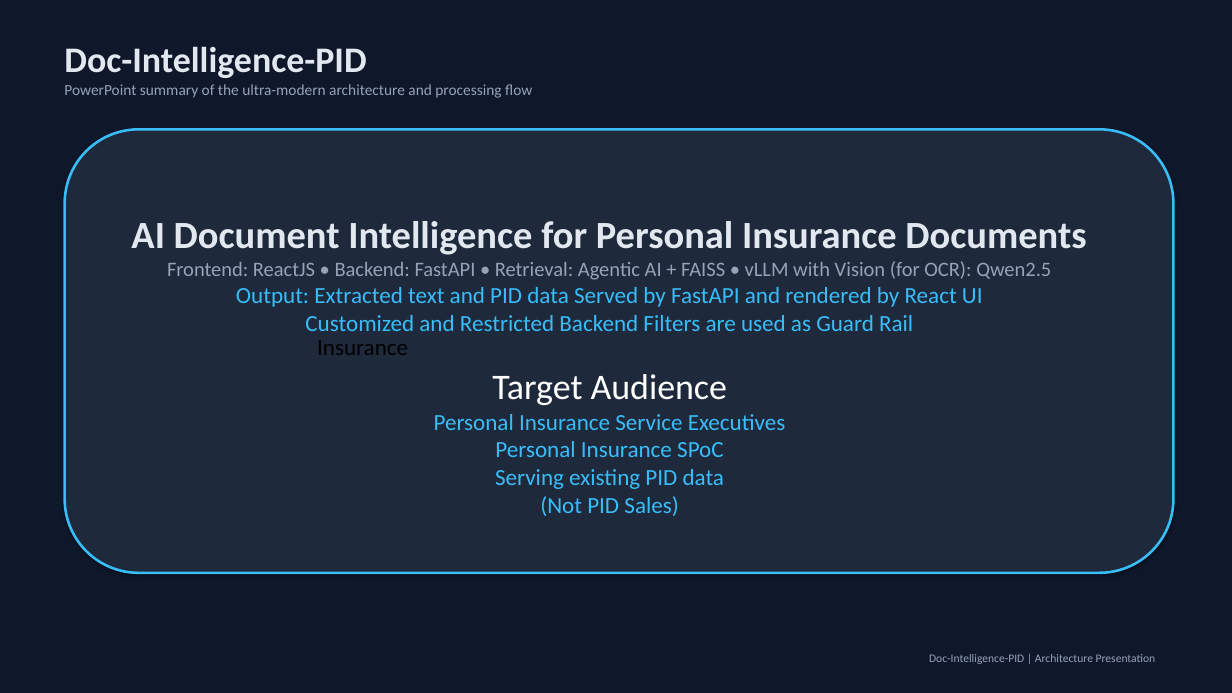
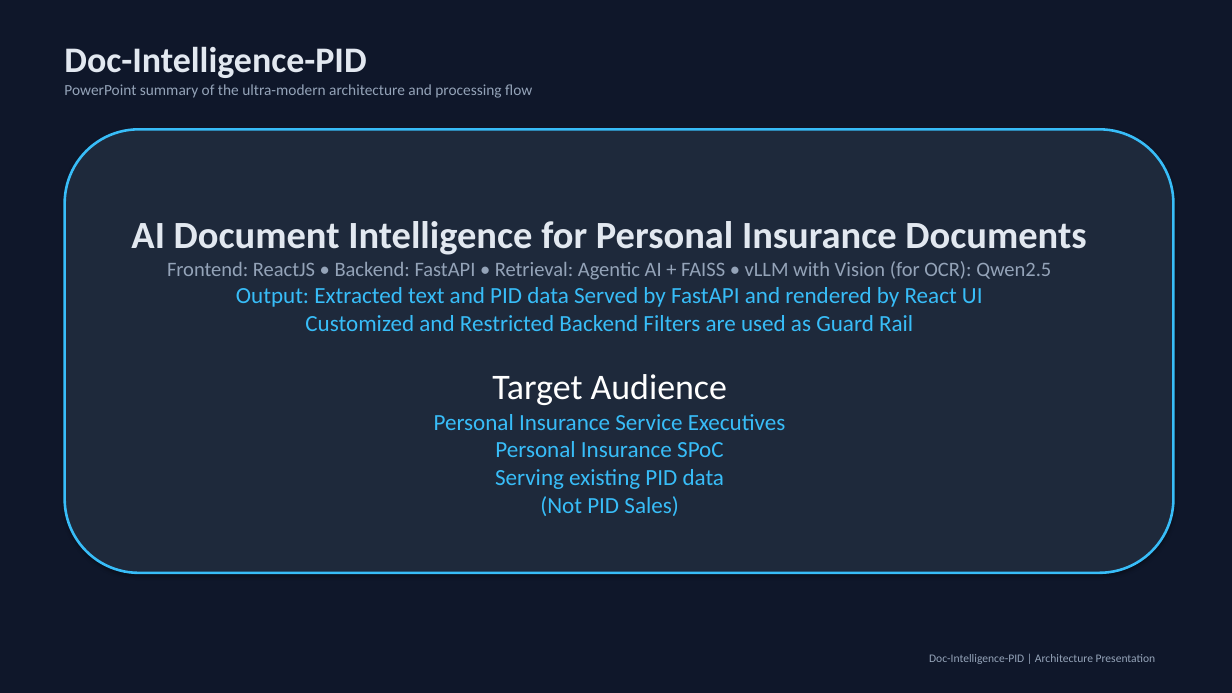
Before and after one commit to SriVinayaka/Doc-Intelligence-PID, a slide deck: slide 1 of Doc-Intelligence-PID-Presentation.pptx. Drawn at 1232x693 pixels with LibreOffice and Linux fonts; fonts in the diff are those of the drawing. Boxes give left, top, right and bottom in pixels: in the first picture for what was removed or moved away, otherwise in the second. Text is boxed around its words. In the diff, an @@ line names an element or a change of style, - is before the commit and + after.

```diff
--- a/Doc-Intelligence-PID-Presentation.pptx
+++ b/Doc-Intelligence-PID-Presentation.pptx
@@ text removed at [317,340,408,355] @@
-Insurance
```
Also in this commit, not shown: 1 other slide changed, 2 other files.
